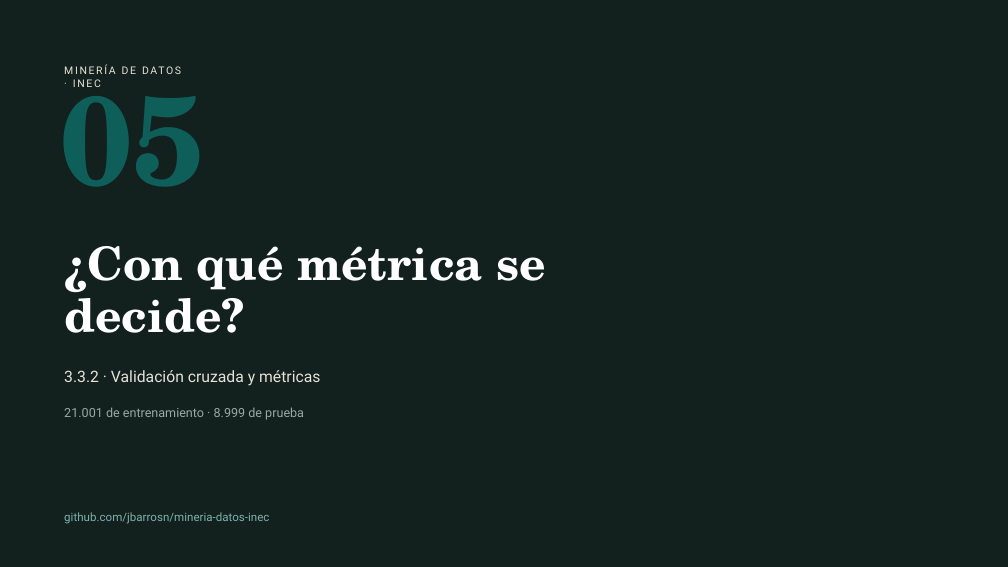
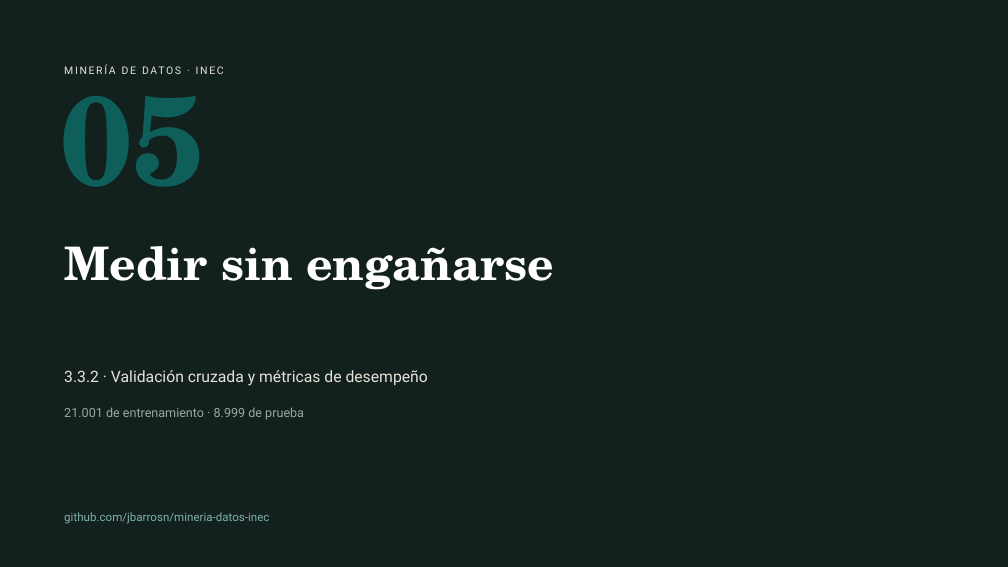
Before and after one commit to jbarrosn/mineria-datos-inec, a slide deck: slide 1 of docs/diapositivas/05_validacion.pptx. Drawn at 1008x567 pixels with LibreOffice and Linux fonts; fonts in the diff are those of the drawing. Boxes give left, top, right and bottom in pixels: in the first picture for what was removed or moved away, otherwise in the second. Text is boxed around its words. In the diff, an @@ line names an element or a change of style, - is before the commit and + after.

```diff
--- a/docs/diapositivas/05_validacion.pptx
+++ b/docs/diapositivas/05_validacion.pptx
@@ text "MINERÍA DE DATOS · INEC" rewrapped from [73, 79, 101, 87] to [64, 64, 518, 95] @@
@@ text at [64, 246, 554, 290]: text changed @@
-¿Con qué métrica se decide?
+Medir sin engañarse
@@ text at [64, 370, 428, 386]: text changed @@
-3.3.2 · Validación cruzada y métricas
+3.3.2 · Validación cruzada y métricas de desempeño
```
Also in this commit, not shown: 2 other slides changed, 3 slides added, 2 slides removed, 9 other files.
